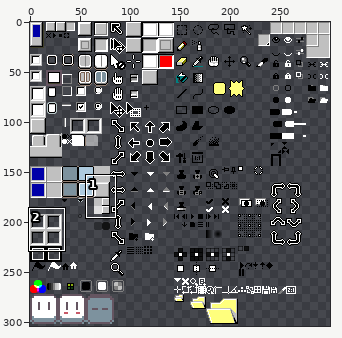
Two versions of one sprite sheet, Aseprite 95/sheet.png. The first picture is a wide view before the edit; the outline marks the close-up.
Close-up. Old version:
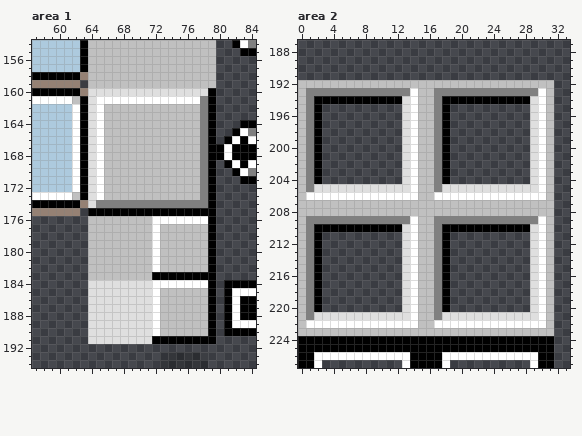
The file is 300x304 pixels. Pixels under 10% opacity are left out. Colours within 5 levels of each other are drawn and written as one. Shown: area 1: x 57..84, y 154..194; area 2: x 0..33, y 187..227. The commit also changed other parts of the picture, which this record leaves out.
And afterwards:
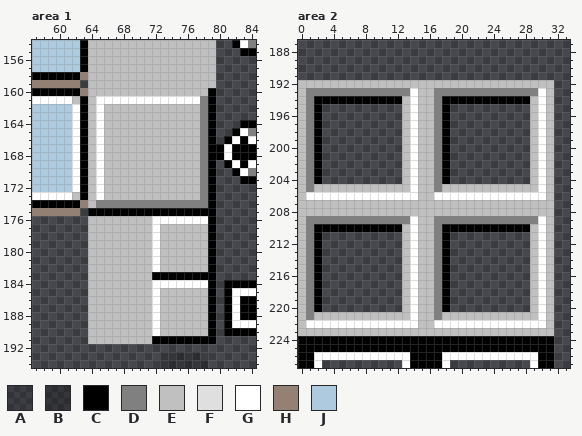
Palette (. is transparent): A #00000024  B #00000040  C #000000  D #808080  E #c0c0c0  F #dfdfdf  G #ffffff  H #958174  J #adcade
Difference:
Changed rows in their new state; - is an unchanged pixel.
Area 1:
first column x 64:
160 EEEEEEEEEEEEEEE
161 E--------------
162 E--------------
163 E--------------
164 E--------------
165 E--------------
166 E--------------
167 E--------------
168 E--------------
169 E--------------
170 E--------------
171 E--------------
172 E--------------
173 E--------------
174 E--------------
first column x 64:
184 EEEEEEEE
185 EEEEEEEE
186 EEEEEEEE
187 EEEEEEEE
188 EEEEEEEE
189 EEEEEEEE
190 EEEEEEEE
191 EEEEEEEE
Area 2:
first column x 2:
194 -----------E---------------E
195 -----------E---------------E
196 -----------E---------------E
197 -----------E---------------E
198 -----------E---------------E
199 -----------E---------------E
200 -----------E---------------E
201 -----------E---------------E
202 -----------E---------------E
203 -----------E---------------E
204 -----------E---------------E
205 EEEEEEEEEEEE----EEEEEEEEEEEE
first column x 2:
210 -----------E---------------E
211 -----------E---------------E
212 -----------E---------------E
213 -----------E---------------E
214 -----------E---------------E
215 -----------E---------------E
216 -----------E---------------E
217 -----------E---------------E
218 -----------E---------------E
219 -----------E---------------E
220 -----------E---------------E
221 EEEEEEEEEEEE----EEEEEEEEEEEE
